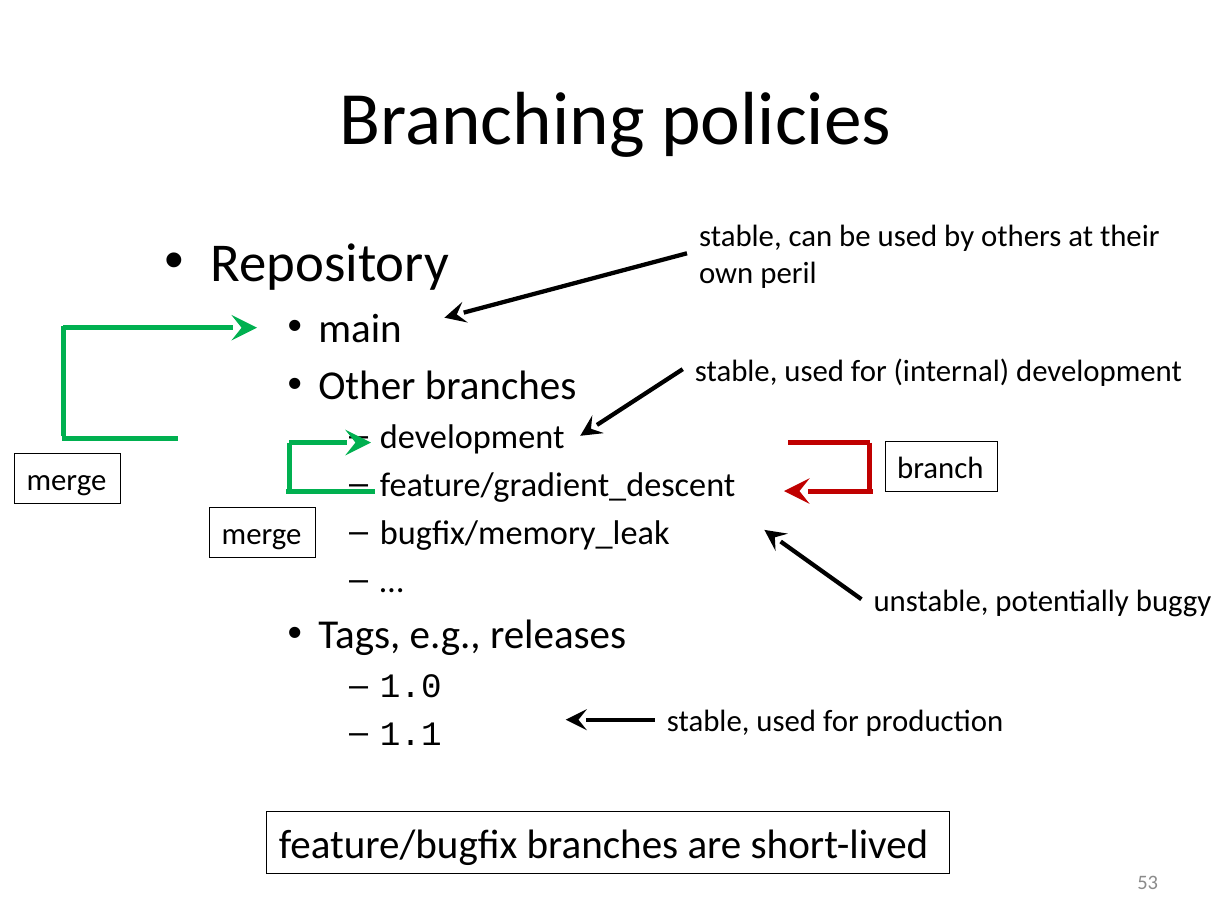
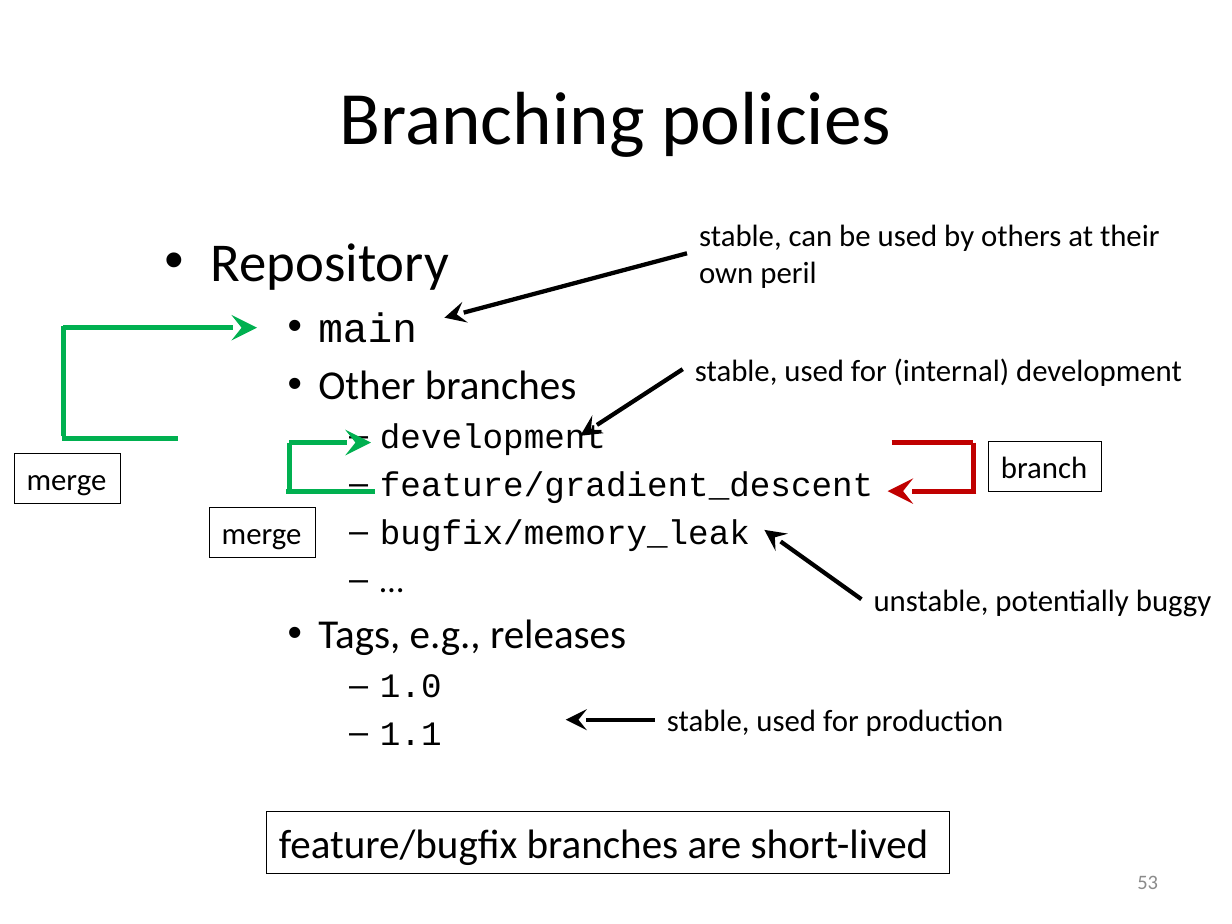
Before and after one commit to gjbex/Version-control-with-git, a slide deck: slide 53 of version_control_git.pptx. Drawn at 1232x924 pixels with LibreOffice and Linux fonts; fonts in the diff are those of the drawing. Boxes give left, top, right and bottom in pixels: in the first picture for what was removed or moved away, otherwise in the second. Text is boxed around its words. In the diff, an @@ line names an element or a change of style, - is before the commit and + after.

Commit message:
Fix fonts for branch names

```diff
--- a/version_control_git.pptx
+++ b/version_control_git.pptx
@@ text at box(318, 312, 873, 551): font Calibri to Courier New in "main", "development", "feature/gradient_descent", "bugfix/memory_leak" @@
@@ 2 lines, 1 rectangle, 1 arrow: place and size @@
-2 lines, 1 rectangle, 1 arrow at box(784, 441, 997, 492)
+2 lines, 1 rectangle, 1 arrow at box(887, 441, 1101, 492)
```
Also in this commit, not shown: 5 other slides changed.
